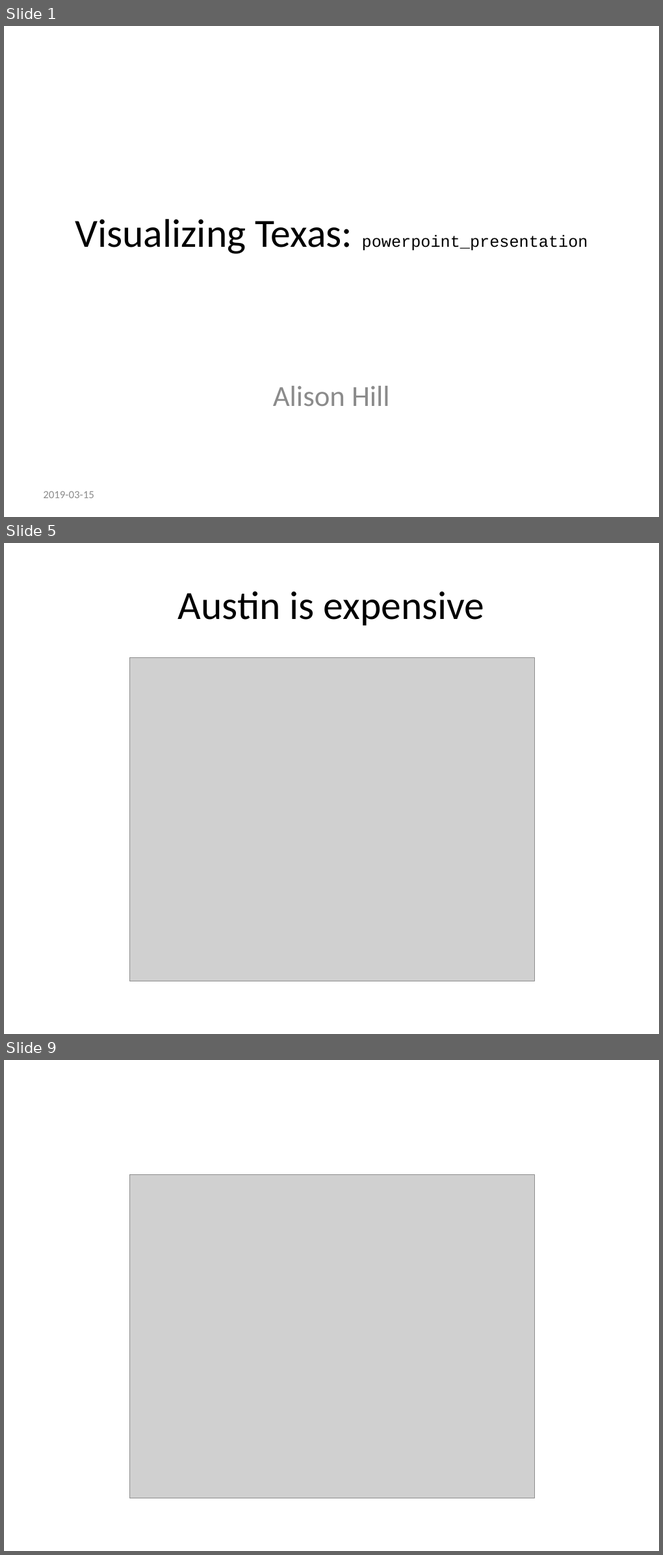
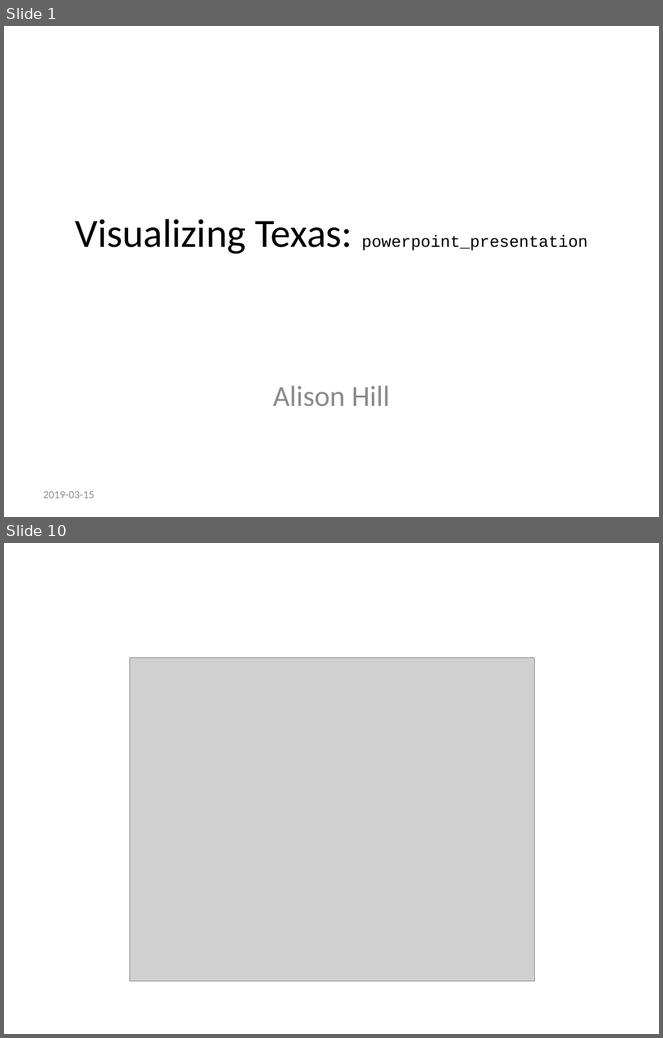
Before and after one commit to apreshill/rmd-render-factory, a slide deck: gallery/outputs/slides/powerpoint_presentation.pptx. Shown one above the other, each under a label of ours: slides 1, 5 and 9 before the commit, slides 1 and 10 after it; the slides between them are not shown. The pictures are 663x1555 and 663x1038 pixels, drawn with LibreOffice and Linux fonts; fonts in the diff are those of the drawing; grey boxes stand for pictures. Boxes give left, top, right and bottom in pixels: in the first picture for what was removed or moved away, otherwise in the second. Text is boxed around its words. In the diff, an @@ line names an element or a change of style, - is before the commit and + after.

```diff
--- a/gallery/outputs/slides/powerpoint_presentation.pptx
+++ b/gallery/outputs/slides/powerpoint_presentation.pptx
@@ slide 5 removed at box(4, 543, 659, 1034), background #FFFFFF @@
@@ title removed at box(178, 591, 485, 626) @@
-Austin is expensive
@@ picture removed at box(130, 657, 534, 981) @@
@@ what was slide 9 is now slide 10 @@
```
Also in this commit, not shown: 4 slides changed, 4 slides added, 2 other slides removed, 46 other files.
